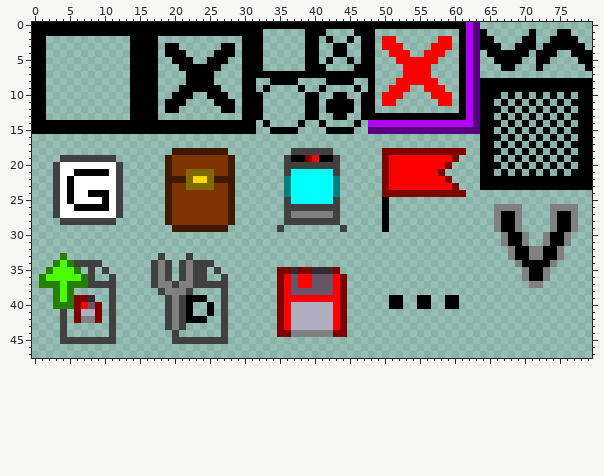
Sprite sheet, stored at src/com/leo/cse/frontend/ui.png. Above: the version before the commit.
The file is 80x48 pixels.
The result:
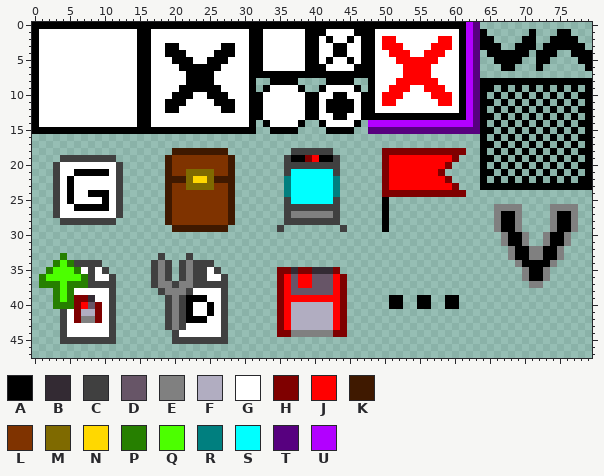
Palette (. is transparent): A #000000  B #332a33  C #404040  D #675567  E #808080  F #b1adc1  G #ffffff  H #7f0000  J #ff0000  K #3f1900  L #7f3300  M #7f6a00  N #ffd800  P #267f00  Q #4cff00  R #007f7f  S #00ffff  T #57007f  U #b200ff
Difference:
@@ x 0..79 @@
  0 AAAAAAAAAAAAAAAAAAAAAAAAAAAAAAAAAAAAAAAAAAAAAAAAAAAAAAAAAAAAAAUT................
- 1 AAAAAAAAAAAAAAAAAAAAAAAAAAAAAAAAA......AAA....AAA............AUTA......A...AA...
- 2 AA............AAAA............AAA......AA.A..A.AA.JJ......JJ.AUTAA....AA..AAAA..
- 3 AA............AAAA.AA......AA.AAA......AA..AA..AA.JJJ....JJJ.AUTAAA..AAA.AAAAAA.
- 4 AA............AAAA.AAA....AAA.AAA......AA..AA..AA..JJJ..JJJ..AUT.AAAAAA.AAA..AAA
- 5 AA............AAAA..AAA..AAA..AAA......AA.A..A.AA...JJJJJJ...AUT..AAAA..AA....AA
- 6 AA............AAAA...AAAAAA...AAA......AAA....AAA....JJJJ....AUT...AA...A......A
- 7 AA............AAAA....AAAA....AAAAAAAAAAAAAAAAAAA....JJJJ....AUT................
- 8 AA............AAAA....AAAA....AA..AAAA....AAAA..A...JJJJJJ...AUTAAAAAAAAAAAAAAAA
- 9 AA............AAAA...AAAAAA...AA.A....A..A....A.A..JJJ..JJJ..AUTAAAAAAAAAAAAAAAA
-10 AA............AAAA..AAA..AAA..AAA......AA..AA..AA.JJJ....JJJ.AUTAAA.A.A.A.A.A.AA
-11 AA............AAAA.AAA....AAA.AAA......AA.AAAA.AA.JJ......JJ.AUTAA.A.A.A.A.A.AAA
-12 AA............AAAA.AA......AA.AAA......AA.AAAA.AA............AUTAAA.A.A.A.A.A.AA
-13 AA............AAAA............AAA......AA..AA..AAAAAAAAAAAAAAAUTAA.A.A.A.A.A.AAA
-14 AAAAAAAAAAAAAAAAAAAAAAAAAAAAAAAA.A....A..A....A.UUUUUUUUUUUUUUUTAAA.A.A.A.A.A.AA
-15 AAAAAAAAAAAAAAAAAAAAAAAAAAAAAAAA..AAAA....AAAA..TTTTTTTTTTTTTTTTAA.A.A.A.A.A.AAA
-16 ................................................................AAA.A.A.A.A.A.AA
-17 ................................................................AA.A.A.A.A.A.AAA
-18 ....................KKKKKKKK.........CCCCCC.......HHHHHHHHHHHH..AAA.A.A.A.A.A.AA
-19 ....CCCCCCCC.......KLLLLLLLLK.......CAAHJAAC......HJJJJJJJJJH...AA.A.A.A.A.A.AAA
-20 ...CGGGGGGGGC......KLLLLLLLLK.......CCCCCCCC......HJJJJJJJJH....AAA.A.A.A.A.A.AA
-21 ...CGGAAAAAGC......KLLMMMMLLK.......CSSSSSSC......HJJJJJJJH.....AA.A.A.A.A.A.AAA
-22 ...CGAGGGGGGC......KKKMNNMKKK.......RSSSSSSR......HJJJJJJJJH....AAAAAAAAAAAAAAAA
+ 1 AGGGGGGGGGGGGGGAAGGGGGGGGGGGGGGAAGGGGGGAAAGGGGAAAGGGGGGGGGGGGAUTA......A...AA...
+ 2 AGGGGGGGGGGGGGGAAGGGGGGGGGGGGGGAAGGGGGGAAGAGGAGAAGJJGGGGGGJJGAUTAA....AA..AAAA..
+ 3 AGGGGGGGGGGGGGGAAGGAAGGGGGGAAGGAAGGGGGGAAGGAAGGAAGJJJGGGGJJJGAUTAAA..AAA.AAAAAA.
+ 4 AGGGGGGGGGGGGGGAAGGAAAGGGGAAAGGAAGGGGGGAAGGAAGGAAGGJJJGGJJJGGAUT.AAAAAA.AAA..AAA
+ 5 AGGGGGGGGGGGGGGAAGGGAAAGGAAAGGGAAGGGGGGAAGAGGAGAAGGGJJJJJJGGGAUT..AAAA..AA....AA
+ 6 AGGGGGGGGGGGGGGAAGGGGAAAAAAGGGGAAGGGGGGAAAGGGGAAAGGGGJJJJGGGGAUT...AA...A......A
+ 7 AGGGGGGGGGGGGGGAAGGGGGAAAAGGGGGAAAAAAAAAAAAAAAAAAGGGGJJJJGGGGAUT................
+ 8 AGGGGGGGGGGGGGGAAGGGGGAAAAGGGGGA..AAAA....AAAA..AGGGJJJJJJGGGAUTAAAAAAAAAAAAAAAA
+ 9 AGGGGGGGGGGGGGGAAGGGGAAAAAAGGGGA.AGGGGA..AGGGGA.AGGJJJGGJJJGGAUTAA.A.A.A.A.A.A.A
+10 AGGGGGGGGGGGGGGAAGGGAAAGGAAAGGGAAGGGGGGAAGGAAGGAAGJJJGGGGJJJGAUTA.A.A.A.A.A.A.AA
+11 AGGGGGGGGGGGGGGAAGGAAAGGGGAAAGGAAGGGGGGAAGAAAAGAAGJJGGGGGGJJGAUTAA.A.A.A.A.A.A.A
+12 AGGGGGGGGGGGGGGAAGGAAGGGGGGAAGGAAGGGGGGAAGAAAAGAAGGGGGGGGGGGGAUTA.A.A.A.A.A.A.AA
+13 AGGGGGGGGGGGGGGAAGGGGGGGGGGGGGGAAGGGGGGAAGGAAGGAAAAAAAAAAAAAAAUTAA.A.A.A.A.A.A.A
+14 AGGGGGGGGGGGGGGAAGGGGGGGGGGGGGGA.AGGGGA..AGGGGA.UUUUUUUUUUUUUUUTA.A.A.A.A.A.A.AA
+15 AAAAAAAAAAAAAAAAAAAAAAAAAAAAAAAA..AAAA....AAAA..TTTTTTTTTTTTTTTTAA.A.A.A.A.A.A.A
+16 ................................................................A.A.A.A.A.A.A.AA
+17 ................................................................AA.A.A.A.A.A.A.A
+18 ....................KKKKKKKK.........CCCCCC.......HHHHHHHHHHHH..A.A.A.A.A.A.A.AA
+19 ....CCCCCCCC.......KLLLLLLLLK.......CAAHJAAC......HJJJJJJJJJH...AA.A.A.A.A.A.A.A
+20 ...CGGGGGGGGC......KLLLLLLLLK.......CCCCCCCC......HJJJJJJJJH....A.A.A.A.A.A.A.AA
+21 ...CGGAAAAAGC......KLLMMMMLLK.......CSSSSSSC......HJJJJJJJH.....AA.A.A.A.A.A.A.A
+22 ...CGAGGGGGGC......KKKMNNMKKK.......RSSSSSSR......HJJJJJJJJH....A.A.A.A.A.A.A.AA
 23 ...CGAGGGGGGC......KLLMMMMLLK.......RSSSSSSR......HJJJJJJJJJH...AAAAAAAAAAAAAAAA
@@ x 3..28 @@
 34 PQPCCCC.......CEC.CECCC...
-35 QQQP.C.C......CEC.CECC.C..
-36 QQQQPC..C.....CEC.CECC..C.
+35 QQQPGCGC......CEC.CECCGC..
+36 QQQQPCGGC.....CEC.CECCGGC.
 37 PQPPPCCCC.....CEECEECCCCC.
-38 PQP.....C......CEEEC....C.
-39 PQPHHB..C.......CECAAA..C.
-40 PPPHJDH.C.......CECA..A.C.
-41 .C.HFFH.C.......CECA..A.C.
-42 .C.HEEH.C.......CECAAA..C.
-43 .C......C.......CEC.....C.
-44 .C......C........C......C.
+38 PQPGGGGGC......CEEECGGGGC.
+39 PQPHHBGGC.......CECAAAGGC.
+40 PPPHJDHGC.......CECAGGAGC.
+41 .CGHFFHGC.......CECAGGAGC.
+42 .CGHEEHGC.......CECAAAGGC.
+43 .CGGGGGGC.......CECGGGGGC.
+44 .CGGGGGGC........CGGGGGGC.
 45 .CCCCCCCC........CCCCCCCC.
